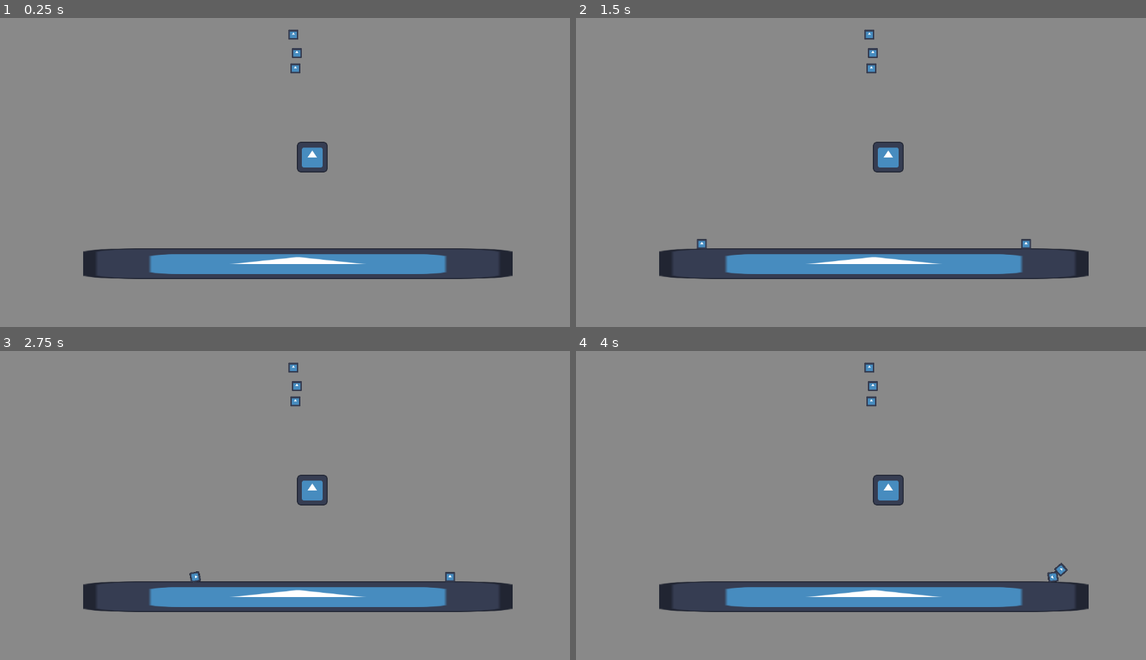
Above: before the commit, frames 1-4 (two rows, left to right).
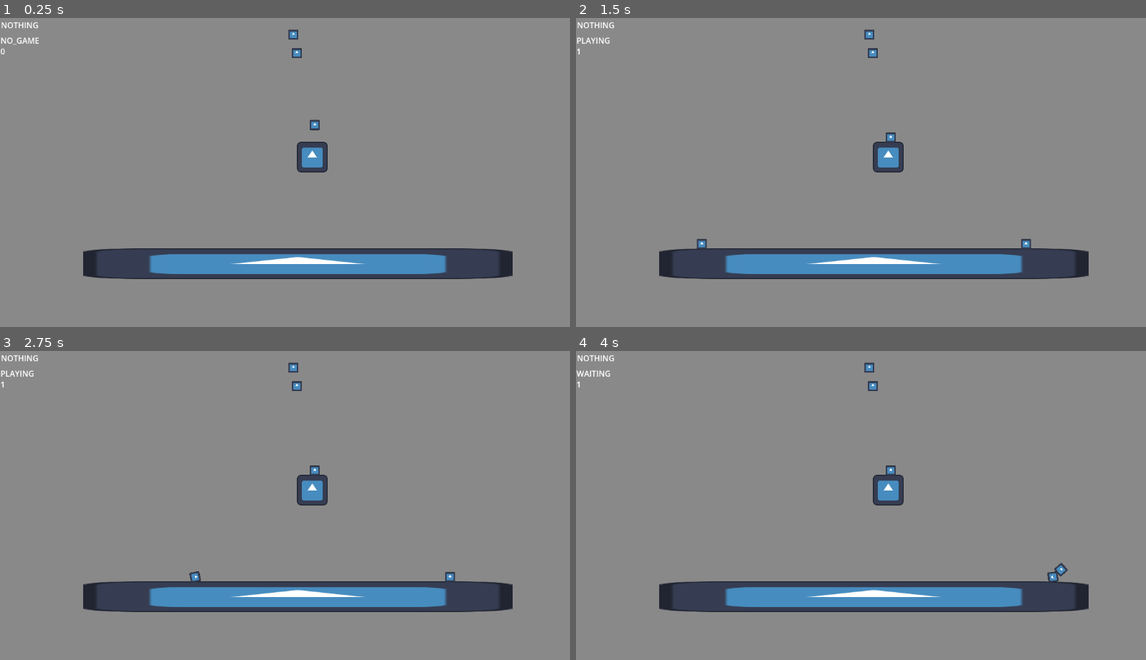
Above: after the commit, the same moments.

Repository: jluini/turtle_island
Game: Godot game, scene res://game.tscn
The game is run twice, just before and just after one commit, with the same random seed, the same clock (stepped at 60 frames per second) and the same inputs. The engine's default icon, where the game draws it, is replaced by a stand-in: a white triangle on a blue panel in a dark square.
Inputs:
- Up to frame 1 (0.25 s): no input
- Up to frame 2 (1.5 s): tap Enter (ui_accept) at 0.5, 1.35 s; hold Right (ui_right) 0.53-1.28 s; hold Enter (ui_accept) 0.53-1.28 s; hold Page Down (ui_page_down) from 1.28 s (still down)
- Up to frame 3 (2.75 s): tap Enter (ui_accept) at 1.52, 1.82, 2 s; release Page Down (ui_page_down) at 2.03 s; hold Right (ui_right) from 2.03 s (still down); hold Enter (ui_accept) from 2.03 s (still down)
- Up to frame 4 (4 s): release Enter (ui_accept) at 2.78 s; tap Enter (ui_accept) at 2.85, 3.02, 3.32 s; release Right (ui_right) at 3.53 s; hold Left (ui_left) from 3.53 s (still down); hold Enter (ui_accept) from 3.53 s (still down)

The runs differ from the first frame. In frame 1, 0.3% of the frame differs, in the area x 0-57%, y 1-37%; in frame 2, 0.3%; in frame 3, 0.3%; in frame 4, 0.3%.

Commit message:
Mostrar estado en pantalla

Diff:
--- a/game.gd
+++ b/game.gd
@@ -1,4 +1,18 @@
 extends Control
+
+class_name Game
+
+signal network_state_changed(new_state)
+signal state_changed(new_state)
+signal turn_changed(new_turn)
+
+enum NetworkState {
+	NOTHING,
+	SERVER,
+
+	CONNECTING,
+	CONNECTED
+}
 
 enum State {
 	NO_GAME,
@@ -19,7 +33,9 @@
 
 ###
 
-var state : State
+var state : State = State.NO_GAME
+var network_state : NetworkState = NetworkState.NOTHING
+
 var turn = 0
 var players = []
 var current_player = null
@@ -28,12 +44,23 @@
 
 func _ready() -> void:
 	%timer.connect("timeout", _on_timer_timeout)
+
 	set_state(State.NO_GAME)
+	set_turn(0)
+	set_network_state(NetworkState.NOTHING)
 
 func set_state(new_state):
-	print(State.find_key(state), " -> ", State.find_key(new_state))
+	emit_signal("state_changed", new_state)
+	self.state = new_state
 
-	self.state = new_state
+func set_network_state(new_state):
+	emit_signal("network_state_changed", new_state)
+	self.network_state = new_state
+
+func set_turn(new_turn):
+	emit_signal("turn_changed", new_turn)
+	self.turn = new_turn
+
 
 func _input(event: InputEvent):
 	match state:
@@ -41,6 +68,10 @@
 			if event.is_action_pressed("ui_accept"):
 				set_state(State.STARTING)
 				_start_simulation()
+
+			elif event.is_action_pressed("ui_page_down"):
+				pass
+
 		State.PLAYING:
 			if event.is_action_pressed("ui_left"):
 				current_player.going_left()
@@ -63,8 +94,6 @@
 
 			%timer.start()
 		State.WAITING:
-			turn = (turn % 2) + 1
-			current_player = players[turn - 1]
 			_continue_game()
 
 
@@ -81,19 +110,18 @@
 			break
 
 	if not is_moving:
-		print("DONE ", source.name)
 		match state:
 			State.STARTING:
 				_start_game()
-	else:
-		print("---- ", source.name)
 
 func _start_game():
-	turn = 1
-	current_player = players[turn - 1]
+	turn = 2
 	_continue_game()
 
 func _continue_game():
+	set_turn((turn % 2) + 1)
+	current_player = players[turn - 1]
+
 	if _game_goes_on():
 		set_state(State.PLAYING)
 		%timer.start()
--- a/game.tscn
+++ b/game.tscn
@@ -1,8 +1,11 @@
-[gd_scene load_steps=4 format=3 uid="uid://dj3n07k8wls3o"]
+[gd_scene load_steps=7 format=3 uid="uid://dj3n07k8wls3o"]
 
 [ext_resource type="PackedScene" uid="uid://c6ybk85lqfapt" path="res://map.tscn" id="1_80nbo"]
 [ext_resource type="Script" uid="uid://dnwr38youtbaj" path="res://game.gd" id="1_e2o6t"]
 [ext_resource type="PackedScene" uid="uid://bpbesqw6al42b" path="res://ball.tscn" id="3_feb5d"]
+[ext_resource type="Script" uid="uid://ctnh103fcyejw" path="res://state_label.gd" id="4_fc0e3"]
+[ext_resource type="Script" uid="uid://cqxdla77fohfe" path="res://network_state_label.gd" id="4_ryrav"]
+[ext_resource type="Script" uid="uid://dxab3w8oynra7" path="res://turn_label.gd" id="5_7jktm"]
 
 [node name="game" type="Control"]
 layout_mode = 3
@@ -24,6 +27,33 @@
 grow_vertical = 2
 color = Color(0.537011, 0.537011, 0.537011, 1)
 
+[node name="network_state_label" type="Label" parent="."]
+layout_mode = 0
+offset_left = 2.0
+offset_top = 7.0
+offset_right = 42.0
+offset_bottom = 30.0
+text = "coso"
+script = ExtResource("4_ryrav")
+
+[node name="state_label" type="Label" parent="."]
+layout_mode = 0
+offset_left = 1.0
+offset_top = 38.0
+offset_right = 132.0
+offset_bottom = 73.0
+text = "La vida loca"
+script = ExtResource("4_fc0e3")
+
+[node name="turn_label" type="Label" parent="."]
+layout_mode = 0
+offset_left = 1.0
+offset_top = 60.0
+offset_right = 41.0
+offset_bottom = 83.0
+text = "coso"
+script = ExtResource("5_7jktm")
+
 [node name="simulation" type="Node2D" parent="."]
 unique_name_in_owner = true
 
@@ -35,5 +65,10 @@
 
 [node name="timer" type="Timer" parent="."]
 unique_name_in_owner = true
+editor_description = "El tiempo loco"
 wait_time = 2.0
 one_shot = true
+
+[connection signal="network_state_changed" from="." to="network_state_label" method="_on_game_network_state_changed"]
+[connection signal="state_changed" from="." to="state_label" method="_on_game_state_changed"]
+[connection signal="turn_changed" from="." to="turn_label" method="_on_game_turn_changed"]
--- a/map.tscn
+++ b/map.tscn
@@ -22,9 +22,7 @@
 [node name="dynamic_objects" type="Node2D" parent="."]
 
 [node name="ball" parent="dynamic_objects" instance=ExtResource("1_wijl4")]
-position = Vector2(594, 106)
-sleeping = true
-freeze = true
+position = Vector2(633, 192)
 
 [node name="ball2" parent="dynamic_objects" instance=ExtResource("1_wijl4")]
 position = Vector2(597, 75)
--- /dev/null
+++ b/network_state_label.gd
@@ -0,0 +1,5 @@
+extends Label
+
+
+func _on_game_network_state_changed(new_state: int) -> void:
+	text = Game.NetworkState.find_key(new_state)
--- /dev/null
+++ b/state_label.gd
@@ -0,0 +1,5 @@
+extends Label
+
+func _on_game_state_changed(new_state) -> void:
+	# print("received _on_game_state_changed ", new_state)
+	text = Game.State.find_key(new_state)
--- /dev/null
+++ b/turn_label.gd
@@ -0,0 +1,5 @@
+extends Label
+
+
+func _on_game_turn_changed(new_turn: Variant) -> void:
+	text = str(new_turn)
Not shown, added: network_state_label.gd.uid
Not shown, added: state_label.gd.uid
Not shown, added: turn_label.gd.uid
